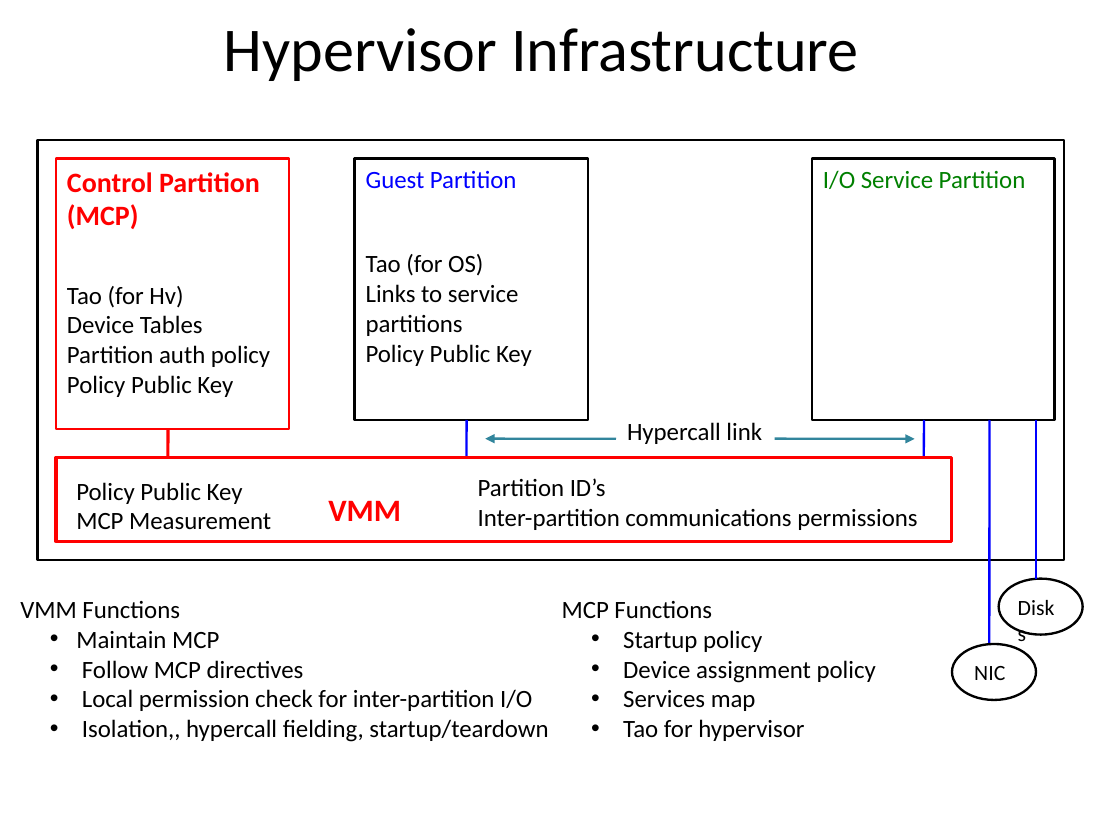
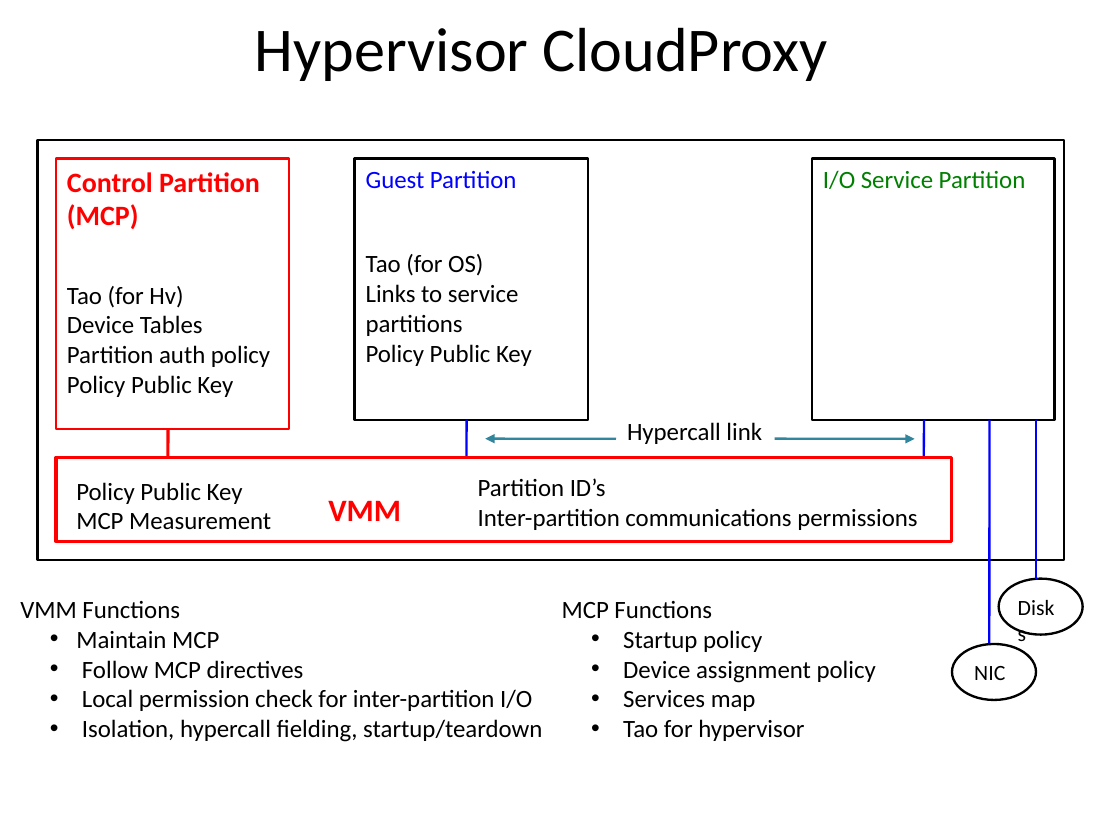
Before and after one commit to jlmucb/cloudproxy, a slide deck: slide 3 of Doc/Hypervisor.pptx (slide 1 before the commit). Drawn at 1120x840 pixels with LibreOffice and Linux fonts; fonts in the diff are those of the drawing. Boxes give left, top, right and bottom in pixels: in the first picture for what was removed or moved away, otherwise in the second. Text is boxed around its words. In the diff, an @@ line names an element or a change of style, - is before the commit and + after.

```diff
--- a/Doc/Hypervisor.pptx
+++ b/Doc/Hypervisor.pptx
@@ title at (255, 27, 828, 81): text changed @@
-Hypervisor Infrastructure
+Hypervisor CloudProxy
@@ text at (82, 719, 542, 742): text changed @@
-  • Isolation,, hypercall fielding, startup/teardown
+  • Isolation, hypercall fielding, startup/teardown
```
Also in this commit, not shown: 3 other slides changed, 10 slides added, 4 other files.
